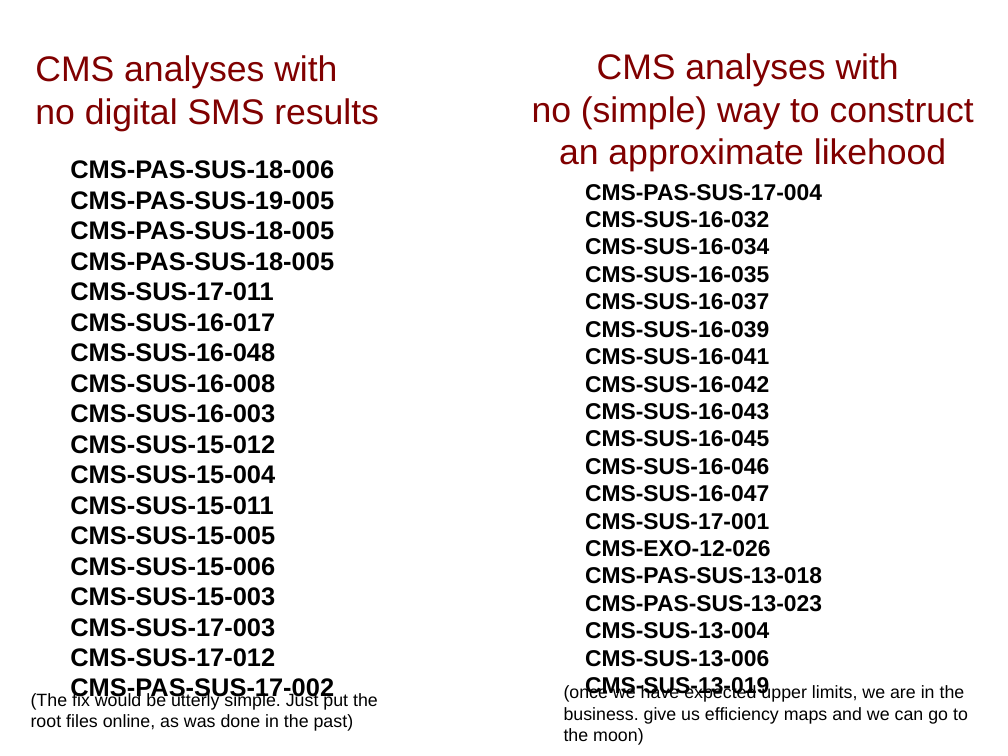
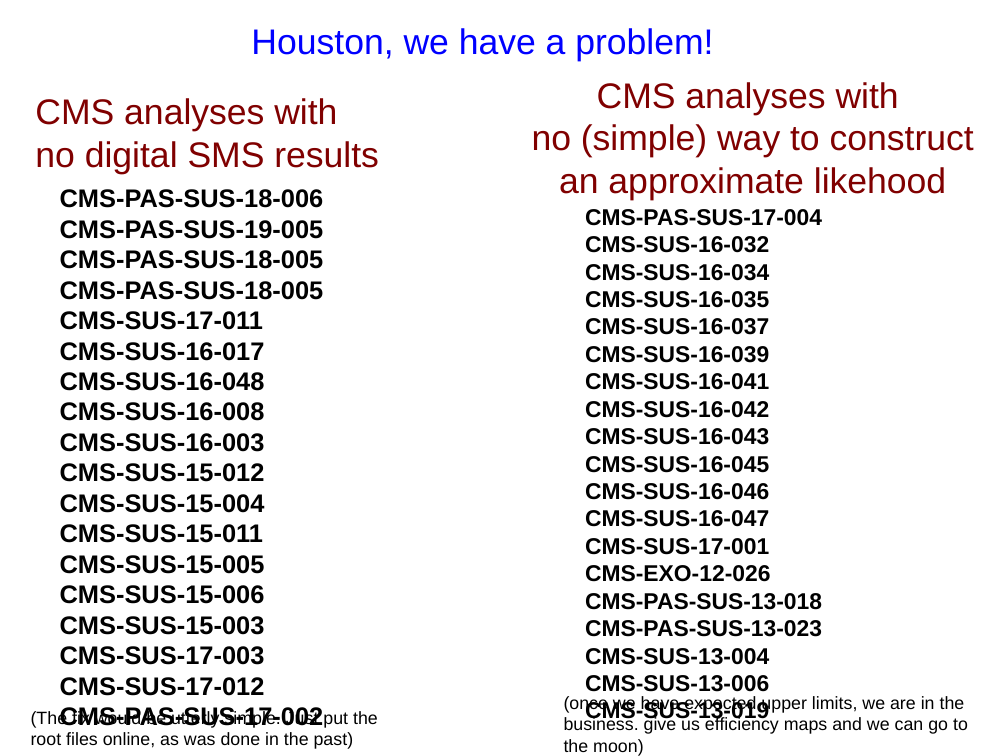
Before and after one commit to SModelS/smodels-utils, a slide deck: slide 11 of combinations/amb.odp (slide 7 before the commit). Drawn at 1008x756 pixels with LibreOffice and Linux fonts; fonts in the diff are those of the drawing. Boxes give left, top, right and bottom in pixels: in the first picture for what was removed or moved away, otherwise in the second. Text is boxed around its words. In the diff, an @@ line names an element or a change of style, - is before the commit and + after.

```diff
--- a/combinations/amb.odp
+++ b/combinations/amb.odp
@@ text added at [251, 28, 713, 61], 28 pt, text #0000FF @@
+Houston, we have a problem!
@@ title "CMS analyses with no (simple) ...": place and size @@
-title "CMS analyses with no (simple) ..." at [532, 53, 974, 172]
+title "CMS analyses with no (simple) ..." at [532, 82, 974, 200]
@@ title "CMS analyses with no digital ...": place and size @@
-title "CMS analyses with no digital ..." at [35, 55, 379, 131]
+title "CMS analyses with no digital ..." at [35, 98, 379, 174]
@@ text "CMS-PAS-SUS-18-006": place and size @@
-text "CMS-PAS-SUS-18-006" at [70, 160, 334, 667]
+text "CMS-PAS-SUS-18-006" at [60, 189, 324, 696]
@@ text "CMS-PAS-SUS-17-004": place and size @@
-text "CMS-PAS-SUS-17-004" at [585, 184, 822, 699]
+text "CMS-PAS-SUS-17-004" at [585, 209, 822, 724]
@@ text "(once we have expected upper ...": place and size @@
-text "(once we have expected upper ..." at [564, 685, 968, 745]
+text "(once we have expected upper ..." at [564, 696, 968, 756]
@@ text "(The fix would be utterly ...": place and size @@
-text "(The fix would be utterly ..." at [31, 692, 378, 731]
+text "(The fix would be utterly ..." at [31, 710, 378, 749]
```
Also in this commit, not shown: 6 other slides changed, 9 slides added, 2 other files.
